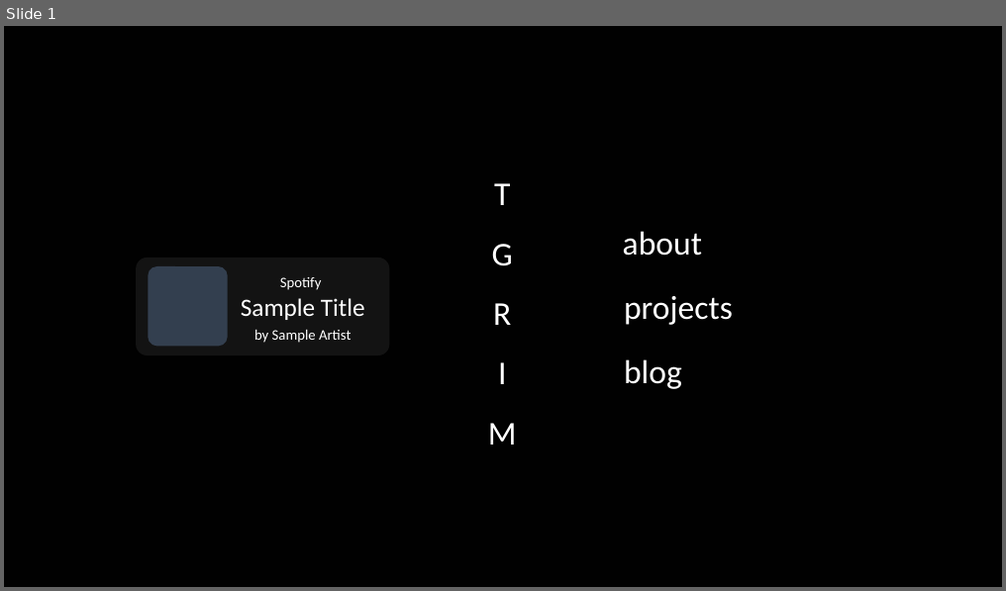
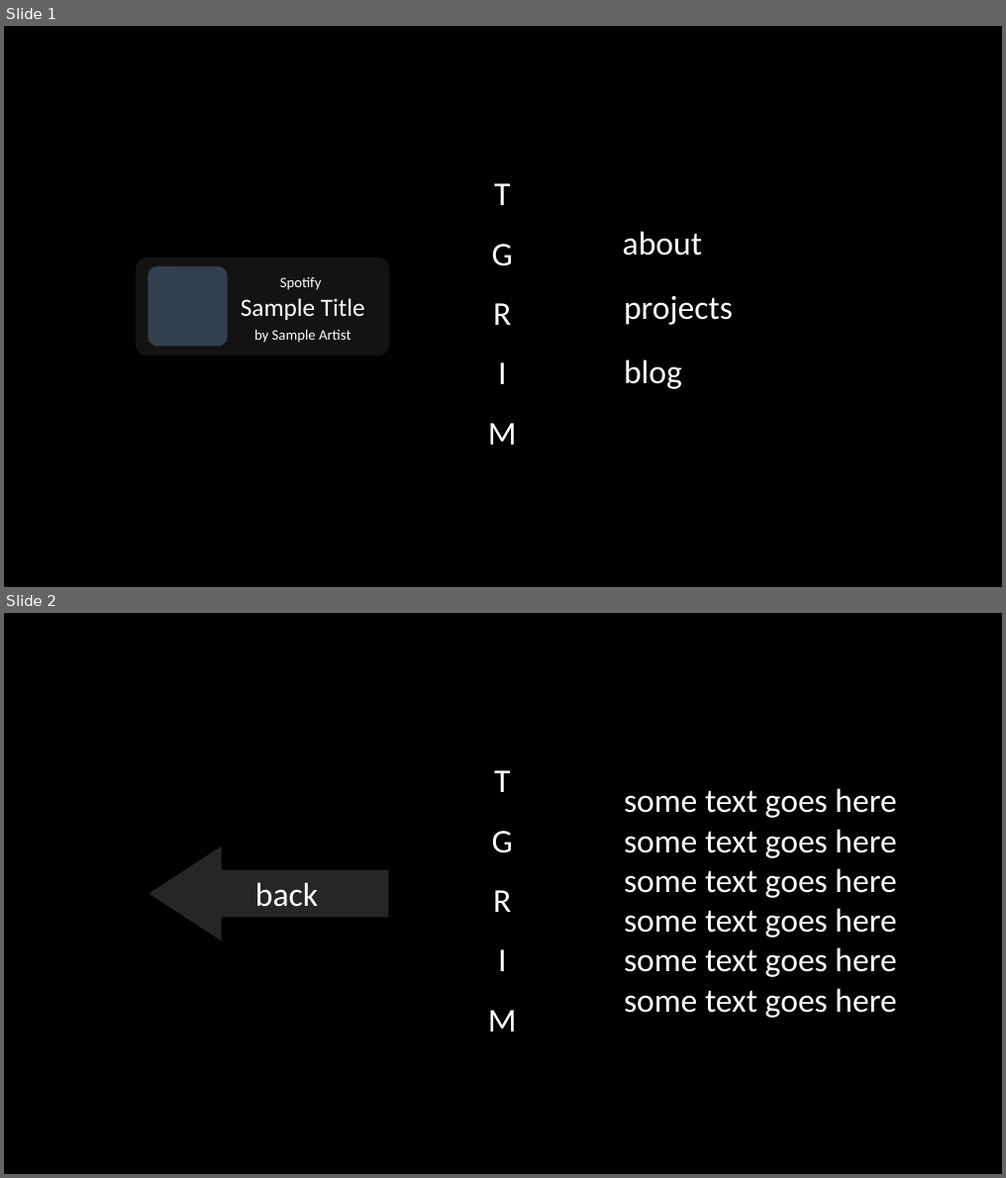
Before and after one commit to joseywoermann-web/joseywoermann.tk, a slide deck: stuff/layout_sketches.pptx. Shown one above the other, each under a label of ours: slide 1 before the commit, slides 1 and 2 after it. The pictures are 1006x591 and 1006x1178 pixels, drawn with LibreOffice and Linux fonts; fonts in the diff are those of the drawing. Boxes give left, top, right and bottom in pixels: in the first picture for what was removed or moved away, otherwise in the second. Text is boxed around its words. In the diff, an @@ line names an element or a change of style, - is before the commit and + after.

```diff
--- a/stuff/layout_sketches.pptx
+++ b/stuff/layout_sketches.pptx
@@ slide 2 added at box(4, 613, 1002, 1174), background #010101 @@
@@ text added at box(488, 770, 517, 1032), 32 pt, text #FFFFFF @@
+T
+G
+R
+I
+M
@@ text added at box(624, 788, 896, 1018), 32 pt, text #FFFFFF @@
+some text goes here
+some text goes here
+some text goes here
+some text goes here
+some text goes here
+some text goes here
@@ left arrow added at box(150, 848, 388, 940), fill #262626, outline #262626 1 pt, 32 pt, text #FFFFFF @@
+back
```
Also in this commit, not shown: 4 other files.
